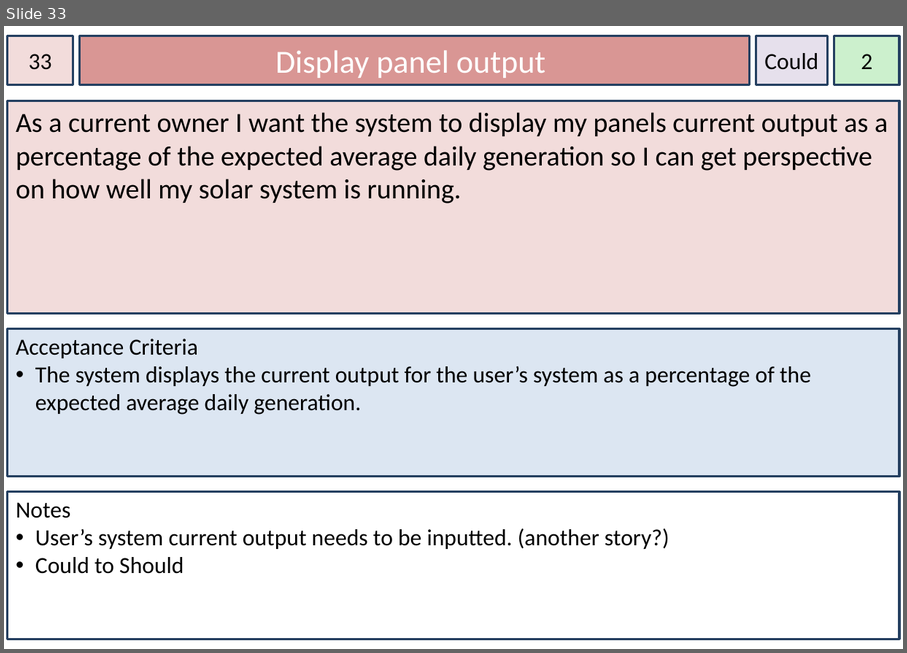
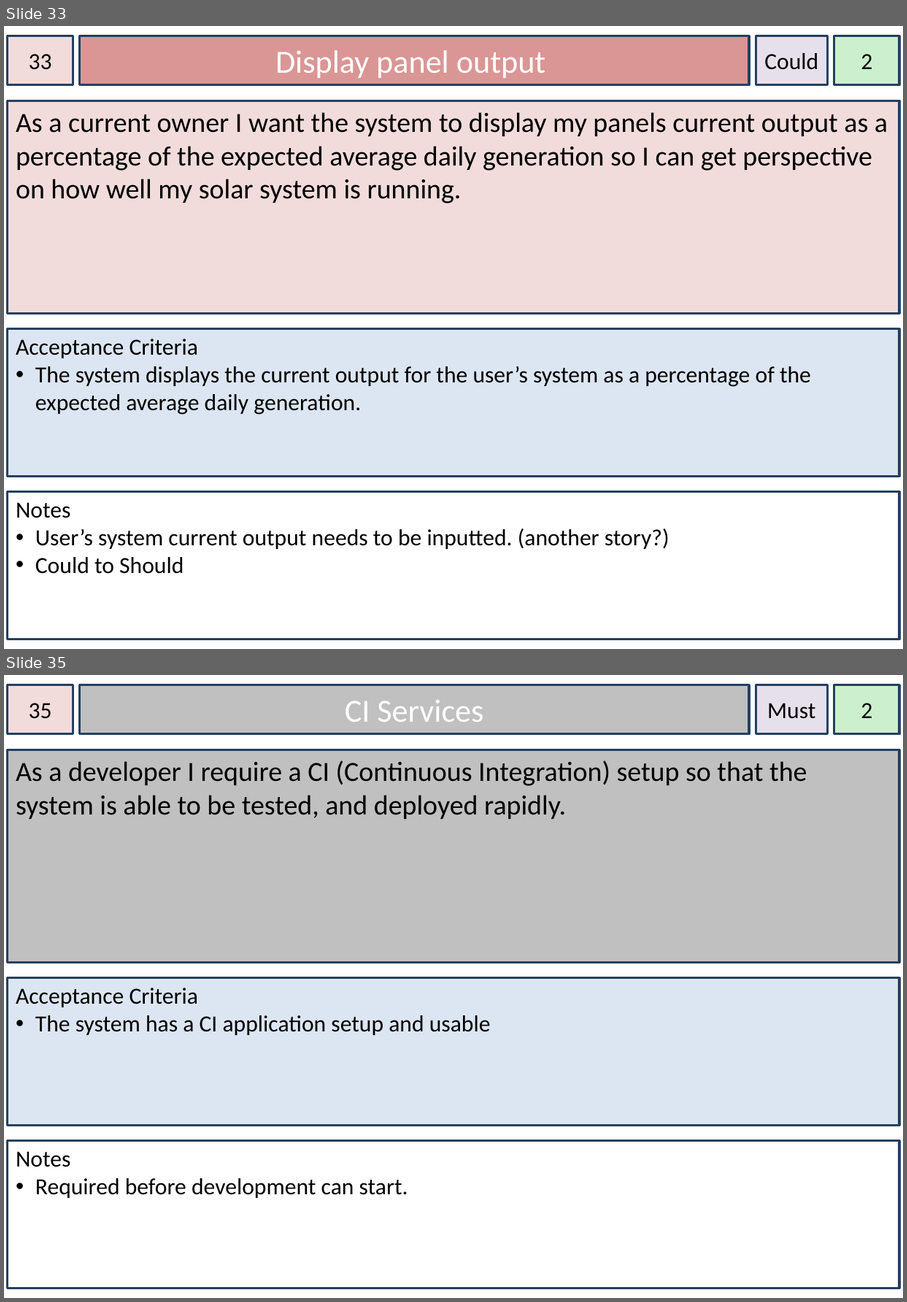
Before and after one commit to dkartaschew/anonymous-solarenergy, a slide deck: Documentation/User Stories.pptx. Shown one above the other, each under a label of ours: slide 33 before the commit, slides 33 and 35 after it; the slides between them are not shown. The pictures are 907x653 and 907x1302 pixels, drawn with LibreOffice and Linux fonts; fonts in the diff are those of the drawing. Boxes give left, top, right and bottom in pixels: in the first picture for what was removed or moved away, otherwise in the second. Text is boxed around its words. In the diff, an @@ line names an element or a change of style, - is before the commit and + after.

```diff
--- a/Documentation/User Stories.pptx
+++ b/Documentation/User Stories.pptx
@@ slide 35 added at (4, 675, 903, 1298), background #FFFFFF @@
@@ rectangle added at (8, 685, 73, 734), fill #F2DCDB, outline #254061 2.01 pt, 20 pt, text #000000 @@
+35
@@ rectangle added at (80, 685, 750, 734), fill #C0C0C0, outline #254061 2.01 pt, 28 pt, text #FFFFFF @@
+CI Services
@@ rectangle added at (757, 685, 829, 734), fill #E6E0EC, outline #254061 2.01 pt, 20 pt, text #000000 @@
+Must
@@ rectangle added at (835, 685, 900, 734), fill #CCF0CD, outline #254061 2.01 pt, 20 pt, text #000000 @@
+2
@@ rectangle added at (8, 749, 900, 963), fill #C0C0C0, outline #254061 2.01 pt, 24 pt, text #000000 @@
+As a developer I require a CI (Continuous Integration) setup so that the system is able to be tested, and deployed rapidly.
@@ rectangle added at (8, 978, 900, 1125), fill #DCE6F2, outline #254061 2.01 pt, 20 pt, text #000000 @@
+Acceptance Criteria
+• The system has a CI application setup and usable
@@ rectangle added at (8, 1141, 900, 1288), fill #FFFFFF, outline #254061 2.01 pt, 20 pt, text #000000 @@
+Notes
+• Required before development can start.
```
Also in this commit, not shown: 1 slide changed, 2 other slides added, 2 other files.
